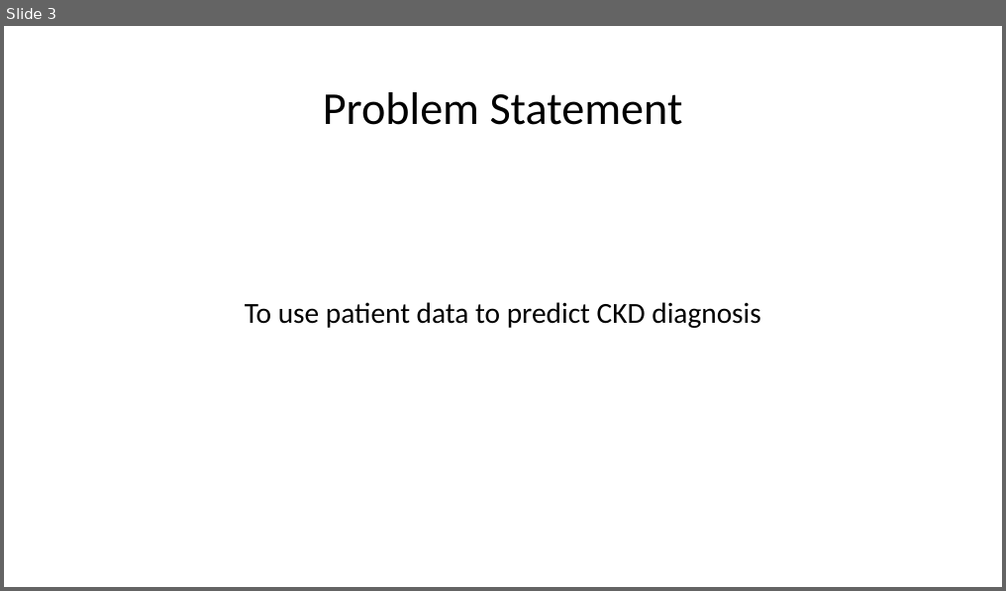
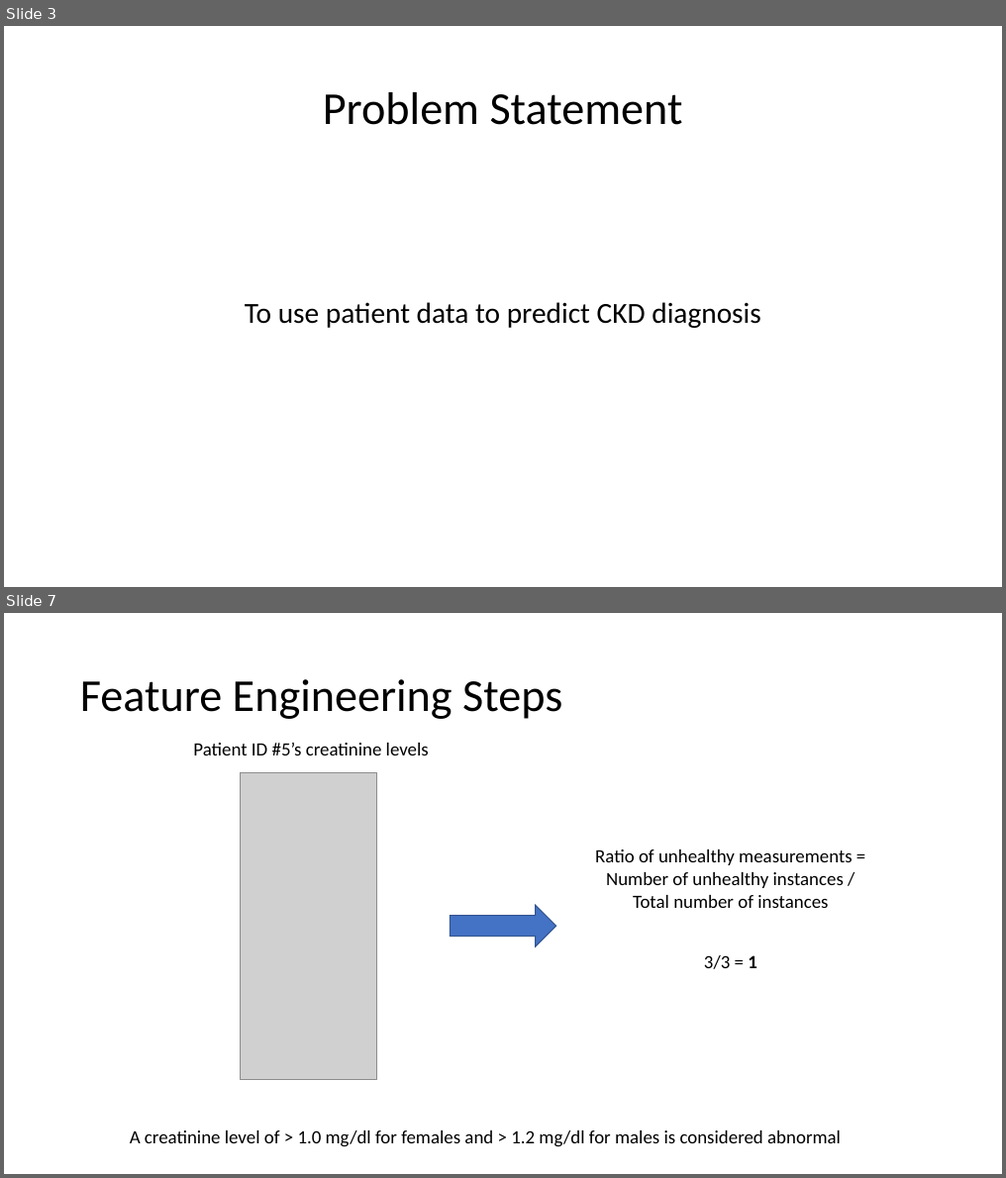
Before and after one commit to choikwun/ckd_assignment, a slide deck: ckd_presentation.pptx. Shown one above the other, each under a label of ours: slide 3 before the commit, slides 3 and 7 after it; the slides between them are not shown. The pictures are 1006x591 and 1006x1178 pixels, drawn with LibreOffice and Linux fonts; fonts in the diff are those of the drawing; grey boxes stand for pictures. Boxes give left, top, right and bottom in pixels: in the first picture for what was removed or moved away, otherwise in the second. Text is boxed around its words. In the diff, an @@ line names an element or a change of style, - is before the commit and + after.

```diff
--- a/ckd_presentation.pptx
+++ b/ckd_presentation.pptx
@@ slide 7 added at (4, 613, 1002, 1174), background #FFFFFF @@
@@ title added at (80, 679, 562, 719), 44 pt, text #000000 @@
+Feature Engineering Steps
@@ text added at (193, 743, 429, 756), 18 pt, text #000000 @@
+Patient ID #5’s creatinine levels
@@ picture added at (240, 772, 376, 1079) @@
@@ text added at (595, 850, 851, 908), 18 pt, text #000000 @@
+Ratio of unhealthy measurements =
+Number of unhealthy instances / Total number of instances
@@ right arrow added at (450, 906, 556, 947), fill #4472C4, outline #325491 1 pt @@
@@ text added at (704, 956, 757, 969), 18 pt, text #000000 @@
+3/3 = 1
@@ text added at (130, 1131, 841, 1148), 18 pt, text #000000 @@
+A creatinine level of > 1.0 mg/dl for females and > 1.2 mg/dl for males is considered abnormal
```
Also in this commit, not shown: 2 slides changed, 5 other slides added, 1 other file.
